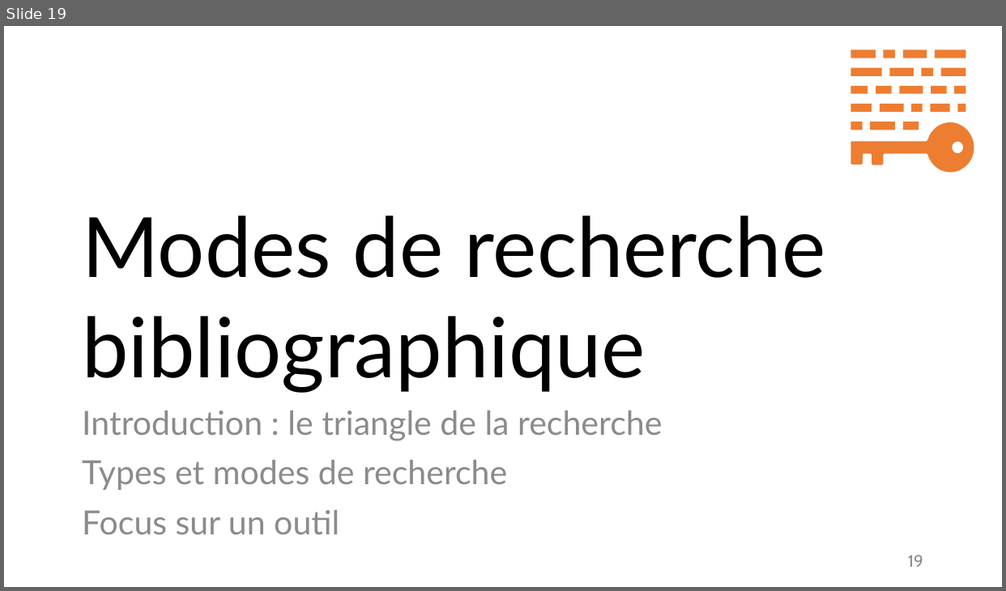
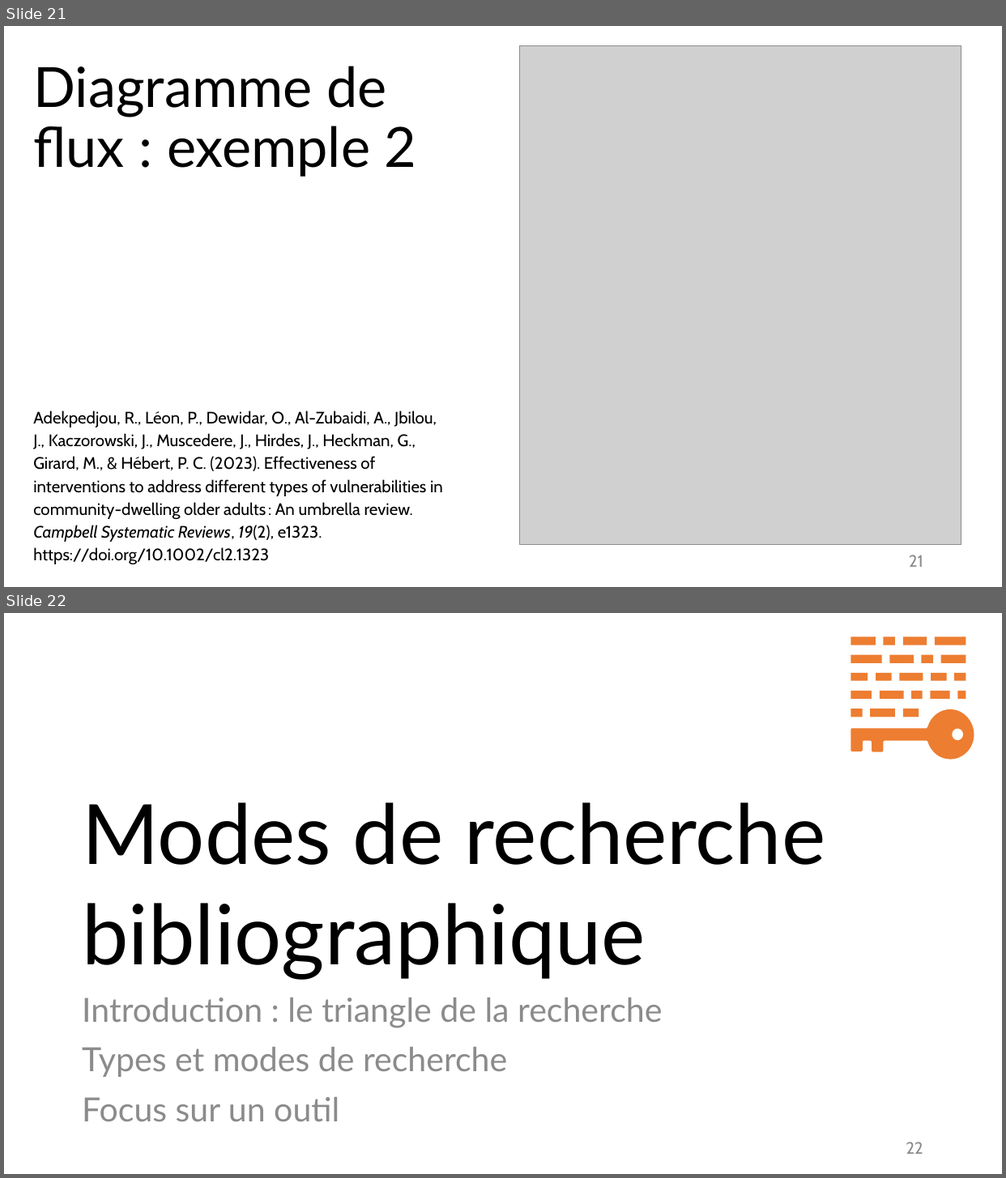
Before and after one commit to fflamerie/intro_revlit, a slide deck: docs/Intro_RevLit.odp. Shown one above the other, each under a label of ours: slide 19 before the commit, slides 21 and 22 after it. The pictures are 1006x591 and 1006x1178 pixels, drawn with LibreOffice and Linux fonts; fonts in the diff are those of the drawing; grey boxes stand for pictures. Boxes give left, top, right and bottom in pixels: in the first picture for what was removed or moved away, otherwise in the second. Text is boxed around its words. In the diff, an @@ line names an element or a change of style, - is before the commit and + after.

```diff
--- a/docs/Intro_RevLit.odp
+++ b/docs/Intro_RevLit.odp
@@ slide 21 added at (4, 26, 1002, 587), background #FFFFFF @@
@@ picture added at (520, 46, 961, 545) @@
@@ title added at (34, 66, 417, 177), 40 pt, text #000000 @@
+Diagramme de flux : exemple 2
@@ text added at (33, 411, 443, 565), 12 pt, text #000000 @@
+Adekpedjou, R., Léon, P., Dewidar, O., Al-Zubaidi, A., Jbilou, J., Kaczorowski, J., Muscedere, J., Hirdes, J., Heckman, G., Girard, M., & Hébert, P. C. (2023). Effectiveness of interventions to address different types of vulnerabilities in community-dwelling older adults : An umbrella review. Campbell Systematic Reviews, 19(2), e1323. https://doi.org/10.1002/cl2.1323
@@ page number added at (909, 555, 923, 567), 12 pt, text #8C8C8C @@
+21
@@ what was slide 19 is now slide 22 @@
@@ page number at (906, 1142, 923, 1154): text changed @@
-19
+22
```
Also in this commit, not shown: 19 slides changed, 7 other slides added, 4 other files.
